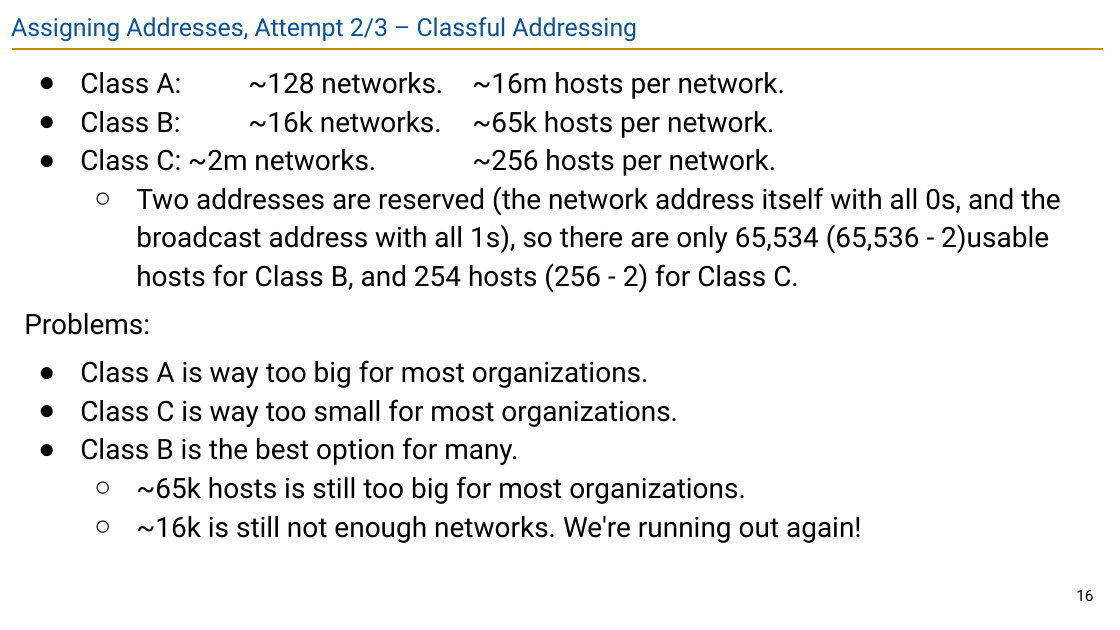
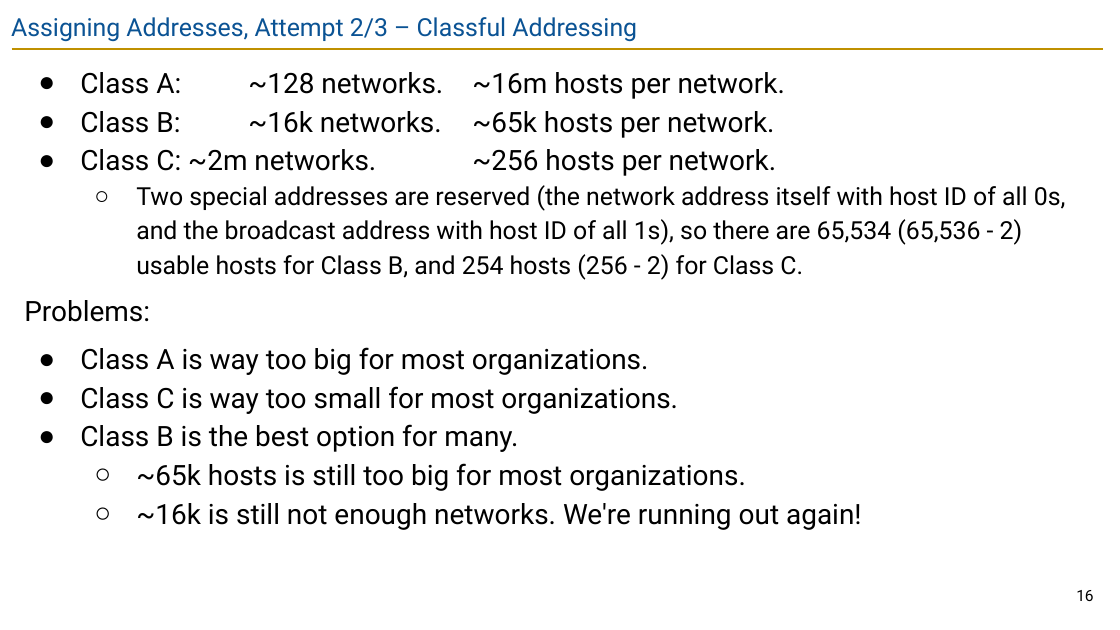
Before and after one commit to guhofstra/CSC175Sp26, a slide deck: slide 16 of PPTs/Lecture 6 - IP Addressing.pptx. Drawn at 1120x630 pixels with LibreOffice and Linux fonts; fonts in the diff are those of the drawing. Boxes give left, top, right and bottom in pixels: in the first picture for what was removed or moved away, otherwise in the second. Text is boxed around its words. In the diff, an @@ line names an element or a change of style, - is before the commit and + after.

```diff
--- a/PPTs/Lecture 6 - IP Addressing.pptx
+++ b/PPTs/Lecture 6 - IP Addressing.pptx
@@ text at bbox=[136, 185, 1066, 280]: text changed; size 18 to 16 pt @@
-  ○ Two addresses are reserved (the network address itself with all 0s, and the broadcast address with all 1s), so there are only 65,534 (65,536 - 2)usable hosts for Class B, and 254 hosts (256 - 2) for Class C.
+  ○ Two special addresses are reserved (the network address itself with host ID of all 0s, and the broadcast address with host ID of all 1s), so there are 65,534 (65,536 - 2) usable hosts for Class B, and 254 hosts (256 - 2) for Class C.
```
Also in this commit, not shown: 2 other slides changed, 2 other files.
